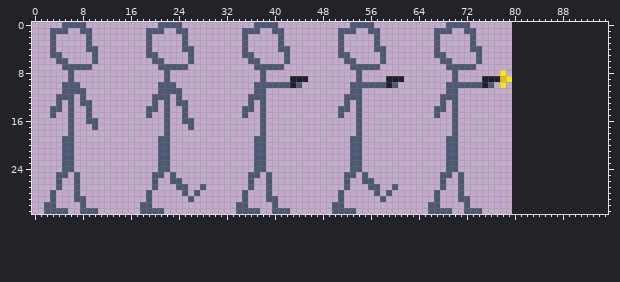
Two versions of one sprite sheet, assets/char.png. That is the earlier state.
The file is 80x32 pixels. The old version is drawn lined up with the new one, on the new canvas.
After the commit:
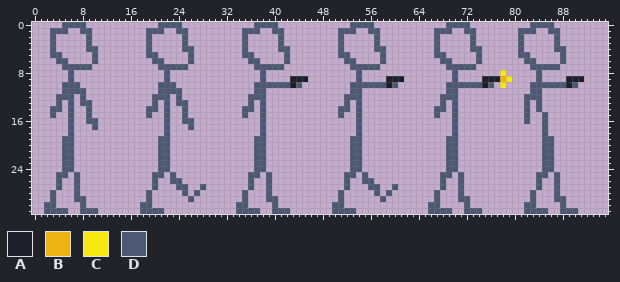
Palette (. is transparent): A #1d2029  B #edb415  C #f7e811  D #4d5875
Difference:
canvas 80x32 -> 96x32
@@ x 79..93 @@
- 0 ...............
- 1 ...............
- 2 ...............
- 3 ...............
- 4 ...............
- 5 ...............
- 6 ...............
- 7 ...............
- 8 ...............
- 9 C..............
-10 ...............
-11 ...............
-12 ...............
-13 ...............
-14 ...............
-15 ...............
-16 ...............
-17 ...............
-18 ...............
-19 ...............
-20 ...............
-21 ...............
-22 ...............
-23 ...............
-24 ...............
-25 ...............
-26 ...............
-27 ...............
-28 ...............
-29 ...............
-30 ...............
-31 ...............
+ 0 ....DDDD.......
+ 1 ..DDD..DD......
+ 2 ..D.....D......
+ 3 ..D.....D......
+ 4 ..D.....DD.....
+ 5 ..DD.....D.....
+ 6 ...DD....D.....
+ 7 ....DDDDD......
+ 8 .....D.........
+ 9 C....D....AAA..
+10 ....DDDDDDAD...
+11 ....DD.........
+12 ...DDD.........
+13 ...D.D.........
+14 ...D.D.........
+15 ...D..D........
+16 ...D..D........
+17 ......D........
+18 ......D........
+19 ......DD.......
+20 ......DD.......
+21 ......DD.......
+22 ......DD.......
+23 ......DD.......
+24 ......DD.......
+25 .....DD.D......
+26 .....D..D......
+27 .....D..D......
+28 ....D...D......
+29 ....D...DD.....
+30 ...DD....D.....
+31 ...DDDD..DDD...
